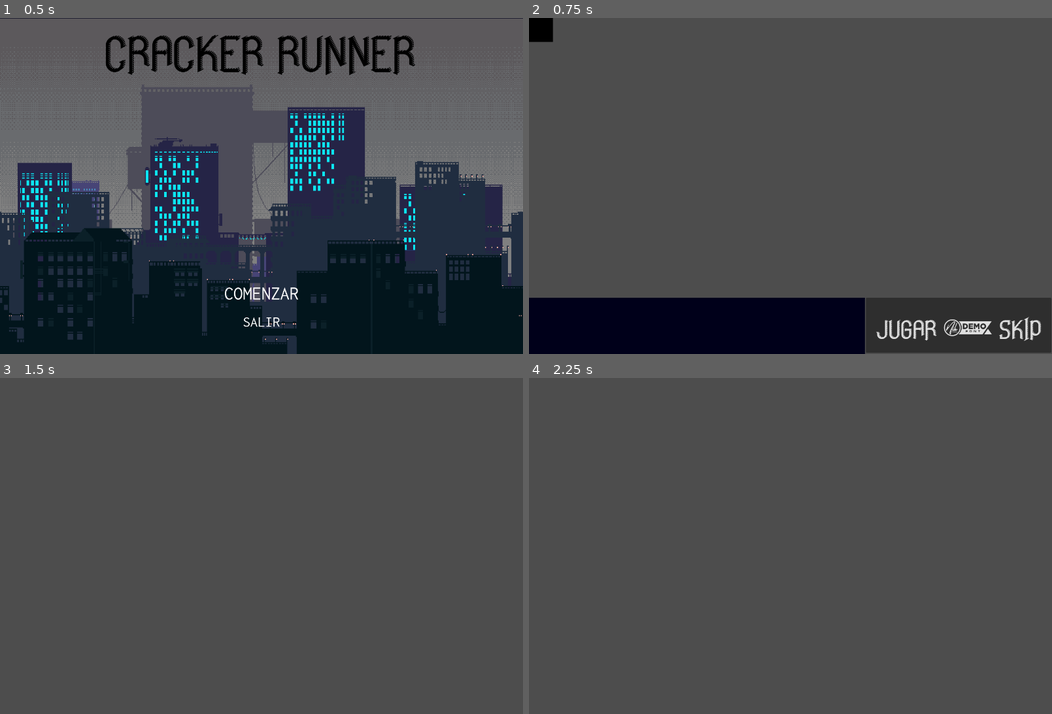
Above: before the commit, frames 1-4 (two rows, left to right).
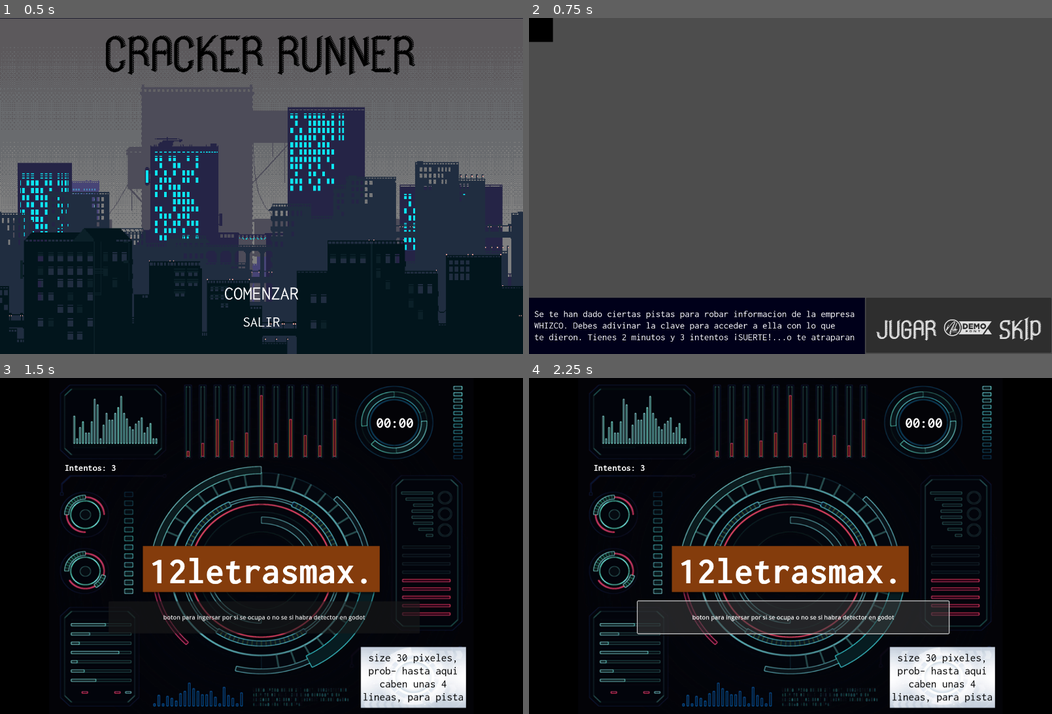
Above: after the commit, the same moments.

Repository: EmaGaleas/proyecto_progra3_p
Game: Godot game, scene res://escenas/menu.tscn
Same seed, same stepped clock (60 frames per second), same inputs: the game is played once before the commit and once after it. The project has no main scene, so this scene is started directly. Video files are missing from this copy of the repository; at most half a second of black plays in their place. Sound files missing from this copy of the repository are replaced by a short silence.
Inputs (mouse positions are in pixels of both pictures, inside the frame that each line leads up to):
- Up to frame 1 (0.5 s): no input
- Up to frame 2 (0.75 s): click "COMENZAR" at 0.5 s
- Up to frame 3 (1.5 s): click "JUGAR / SKIP" at 1.25 s
- Up to frame 4 (2.25 s): click (795, 616) at 2 s, where only the run after the commit has a clickable "boton para ingersar por si se…"

Frame 1 is identical in both runs. In frame 2, 1.2% of the frame differs, in the area x 1-63%, y 87-97%; in frame 3, 100%, in the area x 0-100%, y 0-100%; in frame 4, 99%.

Commit message:
Ahorcado diseño y timer LISTOS
diseño de ahorcado, timer,audio y labels de salida TERMINADOS, pendiente logica juego(Rebeca)

Diff:
--- a/escenas/ahorcado.gd
+++ b/escenas/ahorcado.gd
@@ -3,9 +3,40 @@
 
 # Called when the node enters the scene tree for the first time.
 func _ready():
+	timerReset()
 	pass # Replace with function body.
 
 
 # Called every frame. 'delta' is the elapsed time since the previous frame.
 func _process(delta):
 	pass
+
+
+func _on_audio_stream_player_finished():
+	get_tree().change_scene_to_file("res://escenas/menu.tscn")
+
+
+var sec=0
+var min=0
+var Dsec=1
+var Dmin=2
+func _on_timer_timeout():
+	if sec==0:
+		if min>0:
+			min-=1
+			sec=60
+	sec-=1
+	if (sec==1 && min==2) || (min==0 && sec==00):
+		$timer_mostrar.text="00:00"
+	elif sec>=0 && sec<=9:
+		$timer_mostrar.text="0"+str(min)+":0"+str(sec)
+	else:
+		$timer_mostrar.text="0"+str(min)+":"+str(sec)
+	if sec==-1 && min==0:
+		get_tree().change_scene_to_file("res://escenas/menu.tscn")
+
+	pass # Replace with function body.
+
+func timerReset():
+	sec=Dsec
+	min=Dmin
--- a/escenas/ahorcado.tscn
+++ b/escenas/ahorcado.tscn
@@ -1,6 +1,85 @@
-[gd_scene load_steps=2 format=3 uid="uid://b1yt07knn5r5w"]
+[gd_scene load_steps=6 format=3 uid="uid://b1yt07knn5r5w"]
 
 [ext_resource type="Script" path="res://escenas/ahorcado.gd" id="1_o05od"]
+[ext_resource type="Texture2D" uid="uid://vv7y1hksc5mx" path="res://rec/fondo_lvl1.png" id="2_vfyye"]
+[ext_resource type="AudioStream" uid="uid://db8huk2pbcmfo" path="res://rec/musica/timer_ahorcado.mp3" id="3_fe015"]
+[ext_resource type="FontFile" uid="uid://hn41tvtbb0bj" path="res://rec/inconsolata_tipografia/Inconsolata-Bold.ttf" id="4_lb1uf"]
+[ext_resource type="FontFile" uid="uid://0vo8rbultw43" path="res://rec/inconsolata_tipografia/Inconsolata-Regular.ttf" id="5_pvhnb"]
 
 [node name="ahorcado" type="Node2D"]
 script = ExtResource("1_o05od")
+
+[node name="ParallaxBackground" type="ParallaxBackground" parent="."]
+
+[node name="ParallaxLayer" type="ParallaxLayer" parent="ParallaxBackground"]
+
+[node name="FondoLvl1" type="Sprite2D" parent="ParallaxBackground/ParallaxLayer"]
+position = Vector2(699.5, 449.25)
+scale = Vector2(1.6863, 1.60053)
+texture = ExtResource("2_vfyye")
+
+[node name="audioTimer" type="AudioStreamPlayer" parent="."]
+stream = ExtResource("3_fe015")
+volume_db = -6.0
+autoplay = true
+
+[node name="Timer" type="Timer" parent="."]
+autostart = true
+
+[node name="timer_mostrar" type="Label" parent="."]
+offset_left = 963.0
+offset_top = 78.0
+offset_right = 1152.0
+offset_bottom = 161.0
+theme_override_fonts/font = ExtResource("4_lb1uf")
+theme_override_font_sizes/font_size = 40
+text = "00:00"
+horizontal_alignment = 1
+vertical_alignment = 1
+
+[node name="label_palabra" type="Label" parent="."]
+offset_left = 388.0
+offset_top = 452.0
+offset_right = 1012.0
+offset_bottom = 582.0
+theme_override_fonts/font = ExtResource("4_lb1uf")
+theme_override_font_sizes/font_size = 100
+text = "12letrasmax."
+horizontal_alignment = 1
+vertical_alignment = 1
+
+[node name="label_pista" type="Label" parent="."]
+offset_left = 966.0
+offset_top = 721.0
+offset_right = 1247.0
+offset_bottom = 883.0
+theme_override_colors/font_color = Color(0, 0, 0, 1)
+theme_override_fonts/font = ExtResource("5_pvhnb")
+theme_override_font_sizes/font_size = 30
+text = "size 30 pixeles,
+prob- hasta aqui
+caben unas 4
+lineas, para pista
+"
+horizontal_alignment = 1
+vertical_alignment = 1
+
+[node name="btn_siNohayIngresoLetraEnGodot" type="Button" parent="."]
+offset_left = 291.0
+offset_top = 598.0
+offset_right = 1124.0
+offset_bottom = 684.0
+text = "boton para ingersar por si se ocupa o no se si habra detector en godot"
+
+[node name="label_intentos" type="Label" parent="."]
+offset_left = 173.0
+offset_top = 214.0
+offset_right = 414.0
+offset_bottom = 267.0
+theme_override_fonts/font = ExtResource("4_lb1uf")
+theme_override_font_sizes/font_size = 25
+text = "Intentos: 3"
+vertical_alignment = 1
+
+[connection signal="finished" from="audioTimer" to="." method="_on_audio_stream_player_finished"]
+[connection signal="timeout" from="Timer" to="." method="_on_timer_timeout"]
--- a/escenas/menu.tscn
+++ b/escenas/menu.tscn
@@ -1,8 +1,8 @@
 [gd_scene load_steps=6 format=3 uid="uid://da5rhvg682uo4"]
 
-[ext_resource type="FontFile" uid="uid://0vo8rbultw43" path="res://rec/inconsolata/Inconsolata-Regular.ttf" id="1_du3ko"]
-[ext_resource type="FontFile" uid="uid://bd4lsheapt1xh" path="res://rec/game_set/GameSetDemoRegular.ttf" id="2_gem1r"]
+[ext_resource type="FontFile" uid="uid://0vo8rbultw43" path="res://rec/inconsolata_tipografia/Inconsolata-Regular.ttf" id="1_pr7bc"]
 [ext_resource type="PackedScene" uid="uid://dh3e2hoso8fli" path="res://escenas/fondoMenu.tscn" id="2_gq7ra"]
+[ext_resource type="FontFile" uid="uid://bd4lsheapt1xh" path="res://rec/game_set_tipografia/GameSetDemoRegular.ttf" id="3_td3xn"]
 [ext_resource type="AudioStream" uid="uid://c2kfs42wk3yym" path="res://rec/musica/Super Bowl.mp3" id="4_qijyp"]
 
 [sub_resource type="GDScript" id="GDScript_1flmm"]
@@ -61,7 +61,7 @@
 theme_override_colors/font_hover_color = Color(0.666667, 0.886275, 0, 1)
 theme_override_colors/font_focus_color = Color(1, 1, 0, 0.866667)
 theme_override_colors/font_hover_pressed_color = Color(1, 1, 0, 0.866667)
-theme_override_fonts/font = ExtResource("1_du3ko")
+theme_override_fonts/font = ExtResource("1_pr7bc")
 theme_override_font_sizes/font_size = 50
 text = "COMENZAR"
 flat = true
@@ -74,7 +74,7 @@
 theme_override_colors/font_hover_color = Color(0.666667, 0.886275, 0, 1)
 theme_override_colors/font_focus_color = Color(1, 0, 0, 0.901961)
 theme_override_colors/font_hover_pressed_color = Color(1, 0, 0, 0.901961)
-theme_override_fonts/font = ExtResource("1_du3ko")
+theme_override_fonts/font = ExtResource("1_pr7bc")
 theme_override_font_sizes/font_size = 40
 text = "SALIR
 "
@@ -83,20 +83,21 @@
 
 [node name="fondo_menu" parent="." instance=ExtResource("2_gq7ra")]
 
-[node name="Label" type="Label" parent="."]
+[node name="lbl_nombre" type="Label" parent="."]
 layout_mode = 0
 offset_left = -571.0
 offset_top = -440.0
 offset_right = 566.0
 offset_bottom = -197.0
 theme_override_colors/font_color = Color(0, 0, 0, 1)
-theme_override_fonts/font = ExtResource("2_gem1r")
+theme_override_fonts/font = ExtResource("3_td3xn")
 theme_override_font_sizes/font_size = 170
 text = "CRACKER RUNNER"
 horizontal_alignment = 1
 
 [node name="cancion menu" type="AudioStreamPlayer" parent="."]
 stream = ExtResource("4_qijyp")
+volume_db = -9.5
 autoplay = true
 
 [connection signal="pressed" from="VBoxBotones/jugar" to="." method="_on_jugar_pressed"]
--- a/escenas/storyLine1.tscn
+++ b/escenas/storyLine1.tscn
@@ -1,8 +1,9 @@
-[gd_scene load_steps=6 format=3 uid="uid://cc5kx3keu2xc3"]
+[gd_scene load_steps=7 format=3 uid="uid://cc5kx3keu2xc3"]
 
-[ext_resource type="FontFile" uid="uid://bd4lsheapt1xh" path="res://rec/game_set/GameSetDemoRegular.ttf" id="1_85qnq"]
+[ext_resource type="FontFile" uid="uid://bd4lsheapt1xh" path="res://rec/game_set_tipografia/GameSetDemoRegular.ttf" id="2_ij025"]
 [ext_resource type="Texture2D" uid="uid://byvd0uyhsjgxy" path="res://rec/FONDO.png" id="2_jbqd3"]
 [ext_resource type="VideoStream" path="res://rec/musica/cyber1111.ogv" id="3_050cl"]
+[ext_resource type="FontFile" uid="uid://0vo8rbultw43" path="res://rec/inconsolata_tipografia/Inconsolata-Regular.ttf" id="4_wn7wd"]
 
 [sub_resource type="GDScript" id="GDScript_10btn"]
 script/source = "extends Node2D
@@ -60,7 +61,7 @@
 theme_override_colors/font_hover_color = Color(0.666667, 0.886275, 0, 1)
 theme_override_colors/font_focus_color = Color(0.831373, 1, 0, 1)
 theme_override_colors/font_hover_pressed_color = Color(0.831373, 1, 0, 1)
-theme_override_fonts/font = ExtResource("1_85qnq")
+theme_override_fonts/font = ExtResource("2_ij025")
 theme_override_font_sizes/font_size = 90
 text = "JUGAR / SKIP"
 
@@ -69,5 +70,17 @@
 scale = Vector2(0.70625, 0.991667)
 texture = ExtResource("2_jbqd3")
 
+[node name="Label" type="Label" parent="."]
+offset_left = 14.0
+offset_top = 756.0
+offset_right = 891.0
+offset_bottom = 891.0
+theme_override_fonts/font = ExtResource("4_wn7wd")
+theme_override_font_sizes/font_size = 26
+text = "Se te han dado ciertas pistas para robar informacion de la empresa
+WHIZCO. Debes adivinar la clave para acceder a ella con lo que
+te dieron. Tienes 2 minutos y 3 intentos ¡SUERTE!...o te atraparan"
+vertical_alignment = 1
+
 [connection signal="finished" from="video1" to="video1" method="_on_finished"]
 [connection signal="pressed" from="ahorcado" to="." method="_on_ahorcado_pressed"]
Not shown: 1 places in escenas/menu_song.tscn that only renumber resources
Binary file added: rec/fondo_ahorcado.png
Not shown, added: rec/fondo_ahorcado.png.import
Binary file added: rec/fondo_lvl1.png
Not shown, added: rec/fondo_lvl1.png.import
Renamed: rec/game_set/DEMO - PERSONAL USE ONLY - NihStudio.txt -> rec/game_set_tipografia/DEMO - PERSONAL USE ONLY - NihStudio.txt
Renamed: rec/game_set/GameSetDemoRegular.ttf -> rec/game_set_tipografia/GameSetDemoRegular.ttf
Not shown, changed: rec/game_set_tipografia/GameSetDemoRegular.ttf.import
Renamed: rec/inconsolata/FONTLOG.txt -> rec/inconsolata_tipografia/FONTLOG.txt
Renamed: rec/inconsolata/Inconsolata-Bold.ttf -> rec/inconsolata_tipografia/Inconsolata-Bold.ttf
Not shown, changed: rec/inconsolata_tipografia/Inconsolata-Bold.ttf.import
Renamed: rec/inconsolata/Inconsolata-Regular.ttf -> rec/inconsolata_tipografia/Inconsolata-Regular.ttf
(and 5 more such lines)
